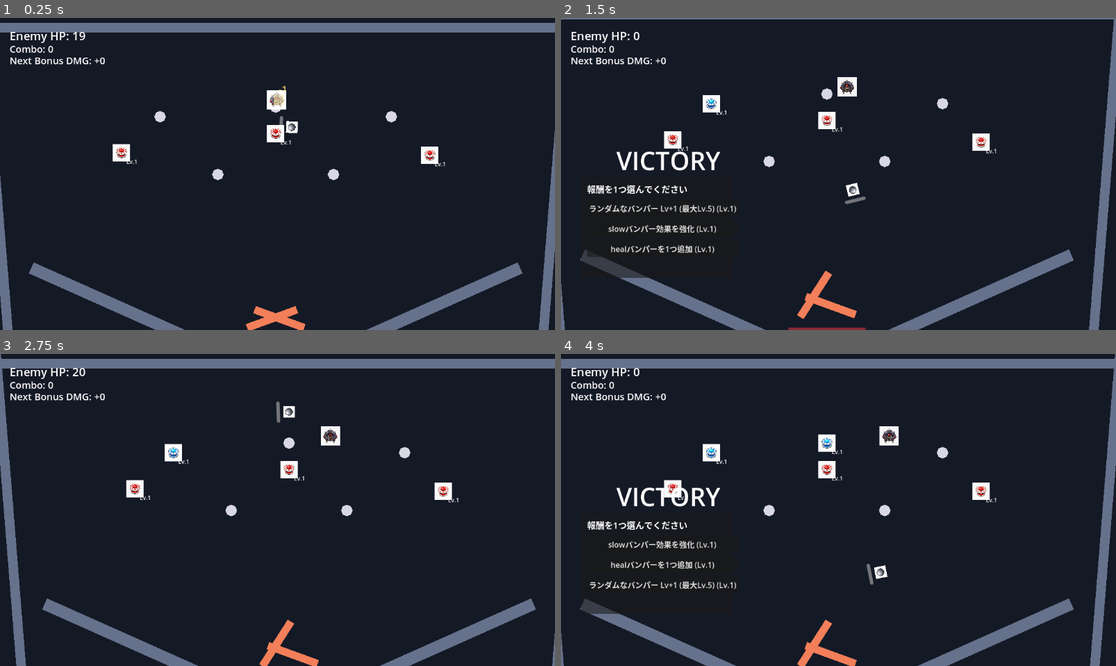
Above: before the commit, frames 1-4 (two rows, left to right).
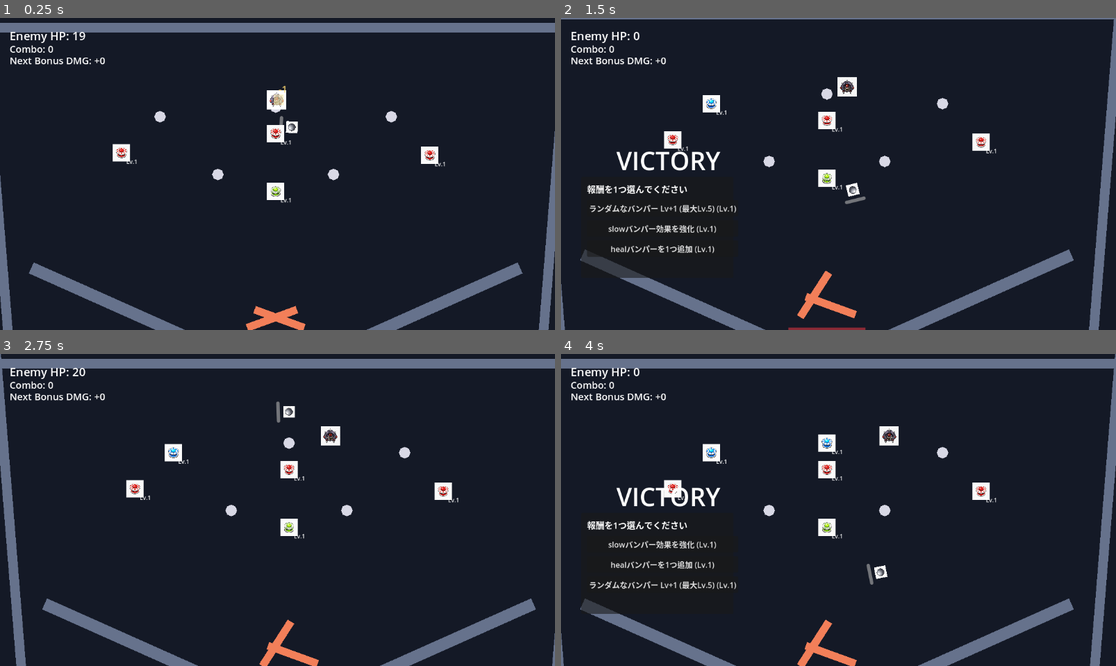
Above: after the commit, the same moments.

Repository: hamayu691-hamy/codex_godot
Game: Godot game, scene res://scenes/PinballBattleScene.tscn
The game is run twice, just before and just after one commit, with the same random seed, the same clock (stepped at 60 frames per second) and the same inputs. The project has no main scene, so this scene is started directly.
Inputs (mouse positions are in pixels of both pictures, inside the frame that each line leads up to):
- Up to frame 1 (0.25 s): no input
- Up to frame 2 (1.5 s): move the mouse to (677, 152) at 0.52 s; hold Right 0.53-1.28 s; tap K at 0.6 s; click (677, 152) at 0.67 s; move the mouse to (827, 133) at 1.27 s; hold Left from 1.28 s (still down); tap B at 1.35 s; click (827, 133) at 1.42 s
- Up to frame 3 (2.75 s): move the mouse to (444, 491) at 2.02 s; release Left at 2.03 s; hold Right from 2.03 s (still down); hold R from 2.03 s (still down); click (444, 491) at 2.17 s
- Up to frame 4 (4 s): move the mouse to (694, 488) at 2.77 s; release R at 2.78 s; tap K at 2.85 s; click (694, 488) at 2.92 s; move the mouse to (838, 469) at 3.52 s; release Right at 3.53 s; hold Left from 3.53 s (still down); tap B at 3.6 s; click (838, 469) at 3.67 s

The runs differ from the first frame. In frame 1, 0.2% of the frame differs, in the area x 48-53%, y 52-60%; in frame 2, 0.2%, in the area x 46-51%, y 48-56%; in frame 3, 0.2%; in frame 4, 0.2%.

Commit message:
Add summon assist ball bumper

Diff:
--- a/scenes/PinballBattleScene.tscn
+++ b/scenes/PinballBattleScene.tscn
@@ -74,6 +74,8 @@
 [node name="Enemies" type="Node2D" parent="."]
 
 [node name="Bullets" type="Node2D" parent="."]
+
+[node name="AssistBalls" type="Node2D" parent="."]
 
 [node name="EnemyGunMarker" type="Marker2D" parent="."]
 position = Vector2(200, 70)
--- /dev/null
+++ b/scripts/gameplay/assist_ball.gd
@@ -0,0 +1,48 @@
+class_name AssistBall
+extends RigidBody2D
+
+signal expired(assist_ball: AssistBall)
+
+@export var hp: int = 1
+@export var attack_damage: int = 1
+@export var max_speed: float = 850.0
+@export var life_time: float = 8.0
+
+var _elapsed: float = 0.0
+var _is_disappearing: bool = false
+
+
+func _ready() -> void:
+	contact_monitor = true
+	max_contacts_reported = 8
+	continuous_cd = RigidBody2D.CCD_MODE_CAST_SHAPE
+
+
+func _physics_process(delta: float) -> void:
+	_elapsed += delta
+	if life_time > 0.0 and _elapsed >= life_time:
+		disappear()
+		return
+	_cap_speed()
+
+
+func take_damage(damage: int = 1) -> void:
+	if _is_disappearing:
+		return
+	hp -= damage
+	if hp <= 0:
+		disappear()
+
+
+func disappear() -> void:
+	if _is_disappearing:
+		return
+	_is_disappearing = true
+	expired.emit(self)
+	queue_free()
+
+
+func _cap_speed() -> void:
+	var speed: float = linear_velocity.length()
+	if speed > max_speed and speed > 0.0:
+		linear_velocity = linear_velocity.normalized() * max_speed
--- a/scripts/gameplay/bumper.gd
+++ b/scripts/gameplay/bumper.gd
@@ -9,6 +9,7 @@
 	"power": Color(1.0, 0.65, 0.5, 1.0),
 	"heal": Color(0.6, 1.0, 0.65, 1.0),
 	"slow": Color(0.6, 0.7, 1.0, 1.0),
+	"summon_ball": Color(0.55, 1.0, 0.9, 1.0),
 }
 const MAX_LEVEL: int = 5
 
@@ -30,6 +31,7 @@
 	"lightning": "Lightning Bumper",
 	"bomb": "Bomb Bumper",
 	"multiball": "Multiball Bumper",
+	"summon_ball": "Summon Ball Bumper",
 }
 
 const BUMPER_EFFECT_DESCRIPTIONS: Dictionary = {
@@ -50,6 +52,7 @@
 	"lightning": "電撃系の追加効果。",
 	"bomb": "範囲爆発系の追加効果。",
 	"multiball": "ボール増加に関わる効果。",
+	"summon_ball": "HP1/攻撃力1の補助ボールを生成。",
 }
 
 @export var base_damage: int = 1
@@ -127,6 +130,8 @@
 			_apply_bomb_bumper_effect(ball)
 		"multiball":
 			_apply_multiball_bumper_effect(ball)
+		"summon_ball":
+			_apply_summon_ball_bumper_effect(ball)
 		_:
 			_apply_normal_bumper_effect(ball)
 
@@ -182,6 +187,9 @@
 	pass
 
 func _apply_multiball_bumper_effect(_ball: RigidBody2D) -> void:
+	pass
+
+func _apply_summon_ball_bumper_effect(_ball: RigidBody2D) -> void:
 	pass
 
 func level_up() -> bool:
--- a/scripts/gameplay/field_builder.gd
+++ b/scripts/gameplay/field_builder.gd
@@ -188,6 +188,7 @@
 	bumper.position = config.get("position", Vector2.ZERO)
 	bumper.base_damage = int(config.get("damage", 1))
 	bumper.base_impulse_strength = float(config.get("impulse_strength", 130.0))
+	bumper.cooldown_time = float(config.get("cooldown_time", bumper.cooldown_time))
 	bumper.bumper_type = str(config.get("bumper_type", "normal"))
 	bumper.level = int(config.get("level", 1))
 	var collision_shape: CollisionShape2D = CollisionShape2D.new()
--- a/scripts/gameplay/pinball_battle_scene.gd
+++ b/scripts/gameplay/pinball_battle_scene.gd
@@ -3,6 +3,7 @@
 const StageConfig = preload("res://scripts/gameplay/stage_config.gd")
 const FieldBuilder = preload("res://scripts/gameplay/field_builder.gd")
 const RewardManager = preload("res://scripts/gameplay/reward_manager.gd")
+const AssistBall = preload("res://scripts/gameplay/assist_ball.gd")
 const FIELD_WIDTH: float = StageConfig.FIELD_WIDTH
 const FIELD_HEIGHT: float = StageConfig.FIELD_HEIGHT
 const VIEW_WIDTH: float = StageConfig.VIEW_WIDTH
@@ -52,6 +53,7 @@
 	"lightning": Color(0.98, 0.95, 0.45, 1.0),
 	"bomb": Color(0.35, 0.35, 0.35, 1.0),
 	"multiball": Color(0.95, 0.6, 0.9, 1.0),
+	"summon_ball": Color(0.35, 1.0, 0.85, 1.0),
 }
 const BULLET_SPEED: float = 420.0
 const BULLET_DAMAGE: int = 2
@@ -67,6 +69,16 @@
 const DEFAULT_SPRITE_SCALE: Vector2 = Vector2.ONE
 const LARGE_TEXTURE_BASE_SIZE: float = 1254.0
 const BALL_SPRITE_TARGET_DIAMETER: float = 24.0
+const ASSIST_BALL_MAX_COUNT: int = 5
+const ASSIST_BALL_HP: int = 1
+const ASSIST_BALL_ATTACK_DAMAGE: int = 1
+const ASSIST_BALL_LIFE_TIME: float = 8.0
+const ASSIST_BALL_MAX_SPEED: float = 850.0
+const ASSIST_BALL_COLLISION_RADIUS: float = 9.0
+const ASSIST_BALL_SPAWN_OFFSET: Vector2 = Vector2(0.0, -30.0)
+const ASSIST_BALL_SPAWN_IMPULSE_BASE: Vector2 = Vector2(0.0, -520.0)
+const ASSIST_BALL_SPAWN_IMPULSE_RANDOM_X: float = 260.0
+const ASSIST_BALL_VISUAL_COLOR: Color = Color(0.45, 1.0, 0.85, 1.0)
 const BUMPER_SPRITE_TARGET_DIAMETER: float = 36.0
 const ENEMY_SPRITE_TARGET_DIAMETER: float = 40.0
 const PIN_COLLISION_RADIUS: float = 12.0
@@ -97,6 +109,7 @@
 @onready var enemies_root: Node2D = $Enemies
 @onready var walls_root: Node2D = $Walls
 @onready var bullets_root: Node2D = $Bullets
+@onready var assist_balls_root: Node2D = $AssistBalls
 @onready var game_camera: Camera2D = $GameCamera
 @onready var ball_hp_bar: ProgressBar = $Ball/BallHpBar
 @onready var enemy_hp_label: Label = $UI/EnemyHpLabel
@@ -647,6 +660,10 @@
 	if body == ball and _is_ball_alive:
 		_reset_combo_count()
 		reset_ball()
+		return
+	if body is AssistBall:
+		var assist_ball: AssistBall = body
+		assist_ball.disappear()
 
 func _on_ball_body_entered(body: Node) -> void:
 	for state: Dictionary in _flippers:
@@ -694,15 +711,20 @@
 		return
 	bumper.on_ball_entered(ball)
 
-func _on_bumper_hit(_bumper: Bumper, bumper_type: String, damage: int) -> void:
+func _on_bumper_hit(bumper: Bumper, bumper_type: String, _damage: int) -> void:
 	if _is_victory or _is_game_over:
 		return
 	_apply_bumper_effect(bumper_type)
+	if bumper_type == "summon_ball":
+		_spawn_assist_ball(bumper)
 	_update_combo_label()
 	_update_bonus_damage_label()
 
 func _on_enemy_body_entered(body: Node2D, enemy: Enemy) -> void:
 	if _is_victory or _is_game_over:
+		return
+	if body is AssistBall:
+		_apply_assist_ball_enemy_hit(body, enemy)
 		return
 	if body != ball:
 		return
@@ -718,6 +740,88 @@
 	_next_enemy_hit_bonus_damage = 0
 	_update_bonus_damage_label()
 	_reset_combo_count()
+
+func _spawn_assist_ball(bumper: Bumper) -> void:
+	if _get_active_assist_ball_count() >= ASSIST_BALL_MAX_COUNT:
+		return
+	var assist_ball: AssistBall = AssistBall.new()
+	assist_ball.name = "AssistBall"
+	assist_ball.hp = ASSIST_BALL_HP
+	assist_ball.attack_damage = ASSIST_BALL_ATTACK_DAMAGE
+	assist_ball.life_time = ASSIST_BALL_LIFE_TIME
+	assist_ball.max_speed = ASSIST_BALL_MAX_SPEED
+	assist_ball.mass = 0.22
+	assist_ball.gravity_scale = ball.gravity_scale
+	assist_ball.physics_material_override = ball.physics_material_override
+	assist_ball.linear_damp = ball.linear_damp
+	assist_ball.angular_damp = ball.angular_damp
+	assist_ball.global_position = bumper.global_position + ASSIST_BALL_SPAWN_OFFSET
+	_add_assist_ball_collision(assist_ball)
+	_add_assist_ball_visual(assist_ball)
+	assist_balls_root.add_child(assist_ball)
+	var random_x: float = randf_range(-ASSIST_BALL_SPAWN_IMPULSE_RANDOM_X, ASSIST_BALL_SPAWN_IMPULSE_RANDOM_X)
+	assist_ball.apply_central_impulse(ASSIST_BALL_SPAWN_IMPULSE_BASE + Vector2(random_x, 0.0))
+	_spawn_hit_effect(assist_ball.global_position)
+
+
+func _add_assist_ball_collision(assist_ball: AssistBall) -> void:
+	var collision_shape: CollisionShape2D = CollisionShape2D.new()
+	var circle_shape: CircleShape2D = CircleShape2D.new()
+	circle_shape.radius = ASSIST_BALL_COLLISION_RADIUS
+	collision_shape.shape = circle_shape
+	assist_ball.add_child(collision_shape)
+
+
+func _add_assist_ball_visual(assist_ball: AssistBall) -> void:
+	var visual: Polygon2D = Polygon2D.new()
+	visual.name = "AssistBallVisual"
+	visual.color = ASSIST_BALL_VISUAL_COLOR
+	visual.polygon = PackedVector2Array([
+		Vector2(0.0, -9.0),
+		Vector2(6.4, -6.4),
+		Vector2(9.0, 0.0),
+		Vector2(6.4, 6.4),
+		Vector2(0.0, 9.0),
+		Vector2(-6.4, 6.4),
+		Vector2(-9.0, 0.0),
+		Vector2(-6.4, -6.4),
+	])
+	assist_ball.add_child(visual)
+
+
+func _get_active_assist_ball_count() -> int:
+	var count: int = 0
+	for child: Node in assist_balls_root.get_children():
+		if child is AssistBall and not child.is_queued_for_deletion():
+			count += 1
+	return count
+
+
+func _apply_assist_ball_enemy_hit(assist_ball: AssistBall, enemy: Enemy) -> void:
+	if not is_instance_valid(enemy):
+		return
+	if assist_ball.is_queued_for_deletion():
+		return
+	enemy.take_damage(assist_ball.attack_damage)
+	assist_ball.take_damage(1)
+
+
+func _try_hit_assist_ball_with_bullet(bullet: Area2D) -> bool:
+	for child: Node in assist_balls_root.get_children():
+		if not (child is AssistBall):
+			continue
+		var assist_ball: AssistBall = child
+		if assist_ball.is_queued_for_deletion():
+			continue
+		if bullet.global_position.distance_to(assist_ball.global_position) <= (ASSIST_BALL_COLLISION_RADIUS + BULLET_COLLISION_RADIUS):
+			assist_ball.take_damage(1)
+			return true
+	return false
+
+
+func _clear_assist_balls() -> void:
+	for child: Node in assist_balls_root.get_children():
+		child.queue_free()
 
 func _on_enemy_hit(enemy: Enemy, damage: int) -> void:
 	_update_enemy_hp_label()
@@ -812,6 +916,7 @@
 
 func _enter_victory_state() -> void:
 	_is_victory = true
+	_clear_assist_balls()
 	ball.sleeping = true
 	ball.linear_velocity = Vector2.ZERO
 	ball.angular_velocity = 0.0
@@ -947,6 +1052,8 @@
 				else:
 					new_velocity = new_velocity.normalized() * BALL_MIN_SPEED
 			ball.linear_velocity = new_velocity
+		"summon_ball":
+			combo_count += 1
 		_:
 			combo_count += 1
 
@@ -970,6 +1077,7 @@
 
 func _enter_game_over_state() -> void:
 	_is_game_over = true
+	_clear_assist_balls()
 	game_over_label.visible = true
 
 func _reset_battle() -> void:
@@ -1000,6 +1108,7 @@
 	ball.freeze = false
 	for child: Node in bullets_root.get_children():
 		child.queue_free()
+	_clear_assist_balls()
 	for popup: Dictionary in _damage_popups:
 		var popup_label: Label = popup.get("label")
 		if is_instance_valid(popup_label):
@@ -1027,5 +1136,8 @@
 			_damage_ball(int(bullet.get_meta("damage", BULLET_DAMAGE)))
 			bullet.queue_free()
 			continue
+		if _try_hit_assist_ball_with_bullet(bullet):
+			bullet.queue_free()
+			continue
 		if bullet.global_position.y > FIELD_HEIGHT or bullet.global_position.x < -20.0 or bullet.global_position.x > FIELD_WIDTH + 20.0:
 			bullet.queue_free()
--- a/scripts/gameplay/stage_config.gd
+++ b/scripts/gameplay/stage_config.gd
@@ -44,6 +44,16 @@
 				"sprite_path": "res://gazou/banper_0.png",
 				"sprite_scale": Vector2.ONE * (36.0 / 1254.0),
 			},
+			{
+				"position": Vector2(600.0, 360.0),
+				"level": 1,
+				"damage": 1,
+				"impulse_strength": 130.0,
+				"bumper_type": "summon_ball",
+				"cooldown_time": 1.2,
+				"sprite_path": "res://gazou/banper_3.png",
+				"sprite_scale": Vector2.ONE * (36.0 / 1254.0),
+			},
 		],
 		"pin_configs": [
 			{"position": Vector2(360.0, 205.0), "pin_id": "pin_01", "slot_id": "slot_01", "replaceable": true, "occupied": false, "impulse_strength": 85.0, "sprite_path": "", "sprite_scale": Vector2.ONE},
